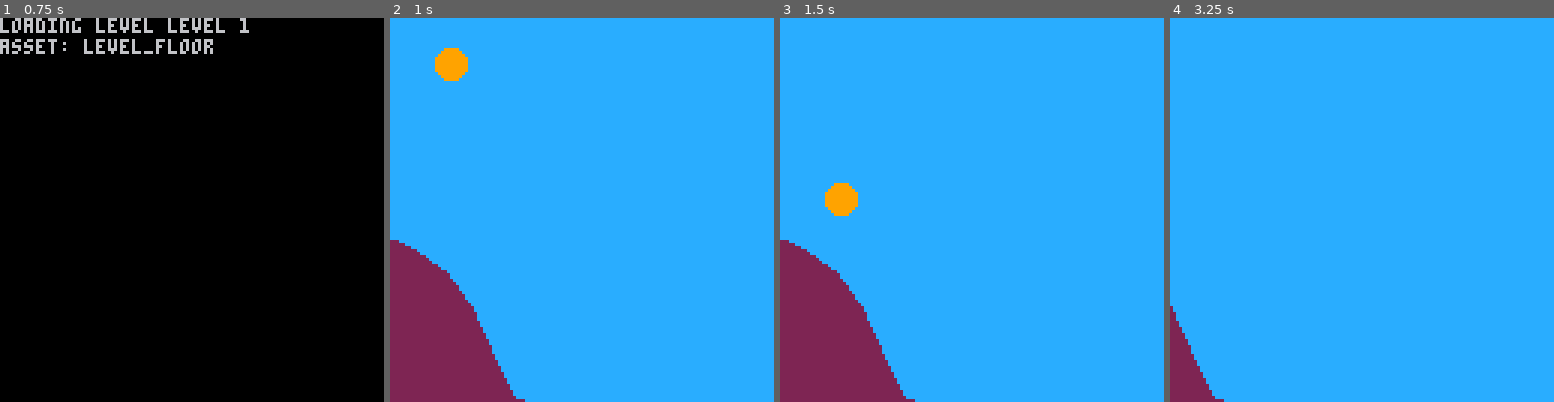
Above: before the commit, frames 1-4 (left to right).
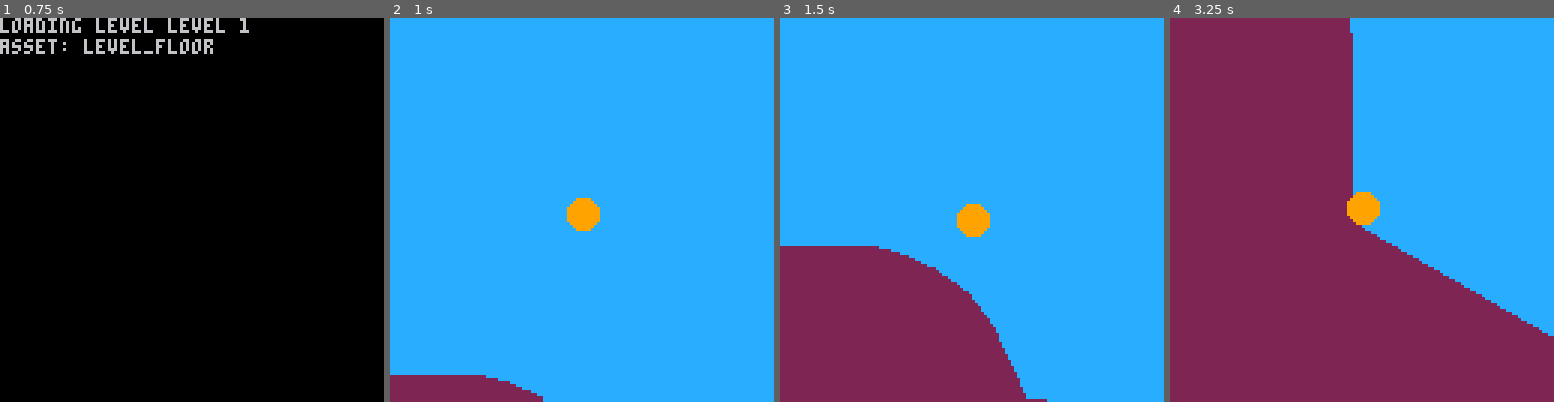
Above: after the commit, the same moments.

Repository: ajbowen249/pico_rico
Game: PICO-8 cartridge pico_rico.p8
Two runs of this game, one before a commit and one after it. Both use one fixed random seed, a clock stepped at 60 frames per second and the inputs below.
Inputs:
- Up to frame 1 (0.75 s): tap X (X key) at 0.33, 0.7 s
- Up to frame 2 (1 s): no input
- Up to frame 3 (1.5 s): tap O (Z key) at 1.07 s; tap X (X key) at 1.43 s
- Up to frame 4 (3.25 s): tap O (Z key) at 1.8, 2.43, 3.07 s; hold Right from 2.33 s (still down); tap X (X key) at 2.58, 3.1 s

Frame 1 is identical in both runs. In frame 2, 8.4% of the frame differs, in the area x 0-55%, y 7-100%; in frame 3, 13%; in frame 4, 63%, in the area x 0-100%, y 0-100%.

Commit message:
basic left/right control

Diff:
--- a/pico_rico.p8
+++ b/pico_rico.p8
@@ -11,6 +11,7 @@
 
 gravity = -.4
 rico_max_speed = 3
+max_rotation_angle = 30 / 360
 
 -- game mode
 gm_menu = 1
@@ -48,6 +49,17 @@
   end
 
   return filtered
+end
+
+function reduce(array, func, acc_init)
+  local acc = acc_init
+  for i, v in ipairs(array) do
+    if func(v, i) then
+      acc = func(acc, v)
+    end
+  end
+
+  return acc
 end
 
 function count_ex(array, func)
@@ -139,7 +151,17 @@
              ((exclude ~= nil and exclude.min_y == true) or self.y >= window.min_y) and
              ((exclude ~= nil and exclude.max_y == true) or self.y <= window.max_y)
     end,
-  }
+    to_mat21 = function(self)
+      return {
+        { self.x },
+        { self.y },
+      }
+    end
+  }
+end
+
+function mat21_to_point(mat21)
+  return new_point(mat21[1][1], mat21[2][1])
 end
 
 -- takes points. from a data persepctive points and vectors are the same thing \_(ツ)_/
@@ -281,6 +303,20 @@
     lerp(p0.x, p1.x, t),
     lerp(p0.y, p1.y, t)
   )
+end
+
+function mat22_mul_mat_21(mat22, mat21)
+  return {
+    { (mat22[1][1] * mat21[1][1]) + (mat22[1][2] * mat21[2][1]) },
+    { (mat22[2][1] * mat21[1][1]) + (mat22[2][2] * mat21[2][1]) },
+  }
+end
+
+function make_rotation_matrix(angle)
+  return {
+    { cos(angle), -1 * sin(angle) },
+    { sin(angle),      cos(angle) },
+  }
 end
 
 function new_window(min_x, min_y, max_x, max_y)
@@ -710,6 +746,8 @@
   level_state.ricos = {
     new_rico(5, new_point(-50, -60), 9),
   }
+
+  level_state.rotation = 0
 end
 
 function begin_level()
@@ -745,32 +783,49 @@
   end
 end
 
+function apply_level_rotation(rotation, center)
+  local angle_diff = rotation - level_state.rotation
+  for i, asset in ipairs(level_state.assets) do
+    asset.points = map(asset.points, function(point)
+      return mat21_to_point(mat22_mul_mat_21(make_rotation_matrix(angle_diff), point:sub(center):to_mat21())):add(center)
+    end)
+  end
+
+  level_state.rotation = rotation
+end
+
 function update_level()
   if not level_state.initialized then
     init_level()
     return
   end
 
-  local move_camera_speed = 1
-
-  if btn(0) then
-    level_state.camera.location.x -= move_camera_speed
-    -- level_state.ricos[1].location.x -= move_camera_speed
-  end
-
-  if btn(1) then
-    level_state.camera.location.x += move_camera_speed
-    -- level_state.ricos[1].location.x += move_camera_speed
-  end
-
-  if btn(2) then
-    level_state.camera.location.y -= move_camera_speed
-    -- level_state.ricos[1].location.y -= move_camera_speed
-  end
-
-  if btn(3) then
-    level_state.camera.location.y += move_camera_speed
-    -- level_state.ricos[1].location.y += move_camera_speed
+  -- todo: base this on actual average when there is more than one
+  local rico_center_of_mass = level_state.ricos[1].location
+
+  level_state.camera.location.x = rico_center_of_mass.x - 64
+  level_state.camera.location.y = rico_center_of_mass.y - 64
+
+  local holding_left = btn(0)
+  local holding_right = btn(1)
+
+  local rotate_speed = .005
+  local rotation = level_state.rotation
+
+  if holding_left and not holding_right then
+    rotation += rotate_speed
+  elseif holding_right and not holding_left then
+    rotation -= rotate_speed
+  end
+
+  if rotation > max_rotation_angle then
+    rotation = max_rotation_angle
+  elseif rotation < (max_rotation_angle * -1) then
+    rotation = max_rotation_angle * -1
+  end
+
+  if rotation ~= level_state.rotation then
+    apply_level_rotation(rotation, rico_center_of_mass)
   end
 
   local window = level_state.camera:get_window()
